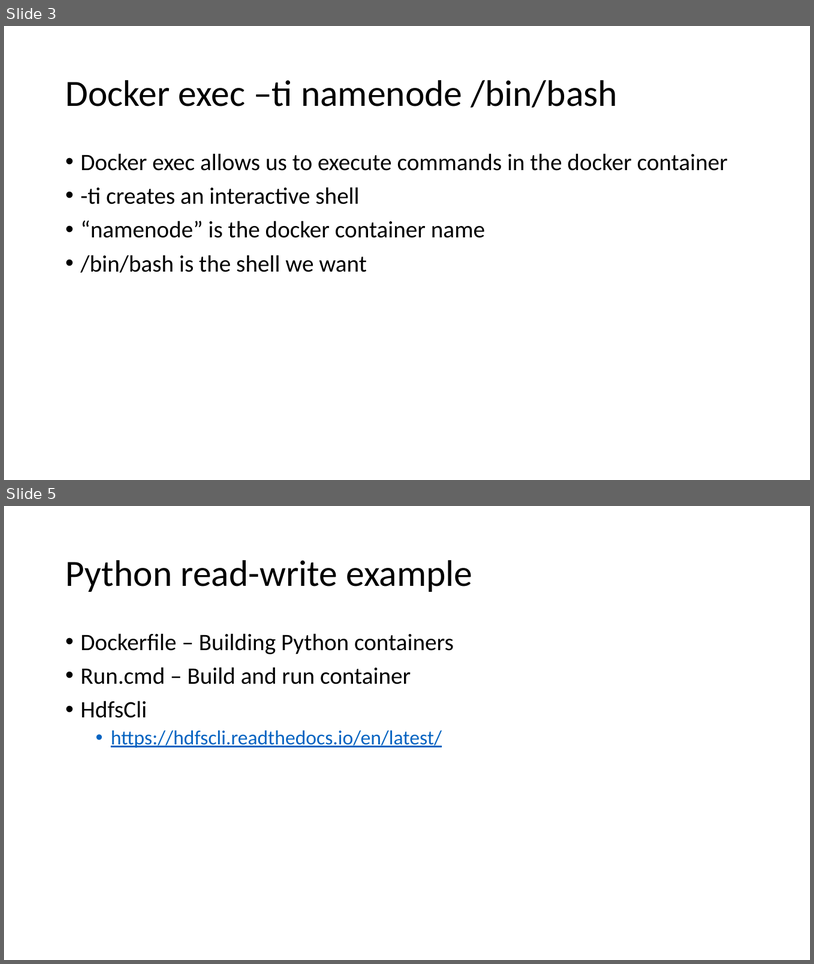
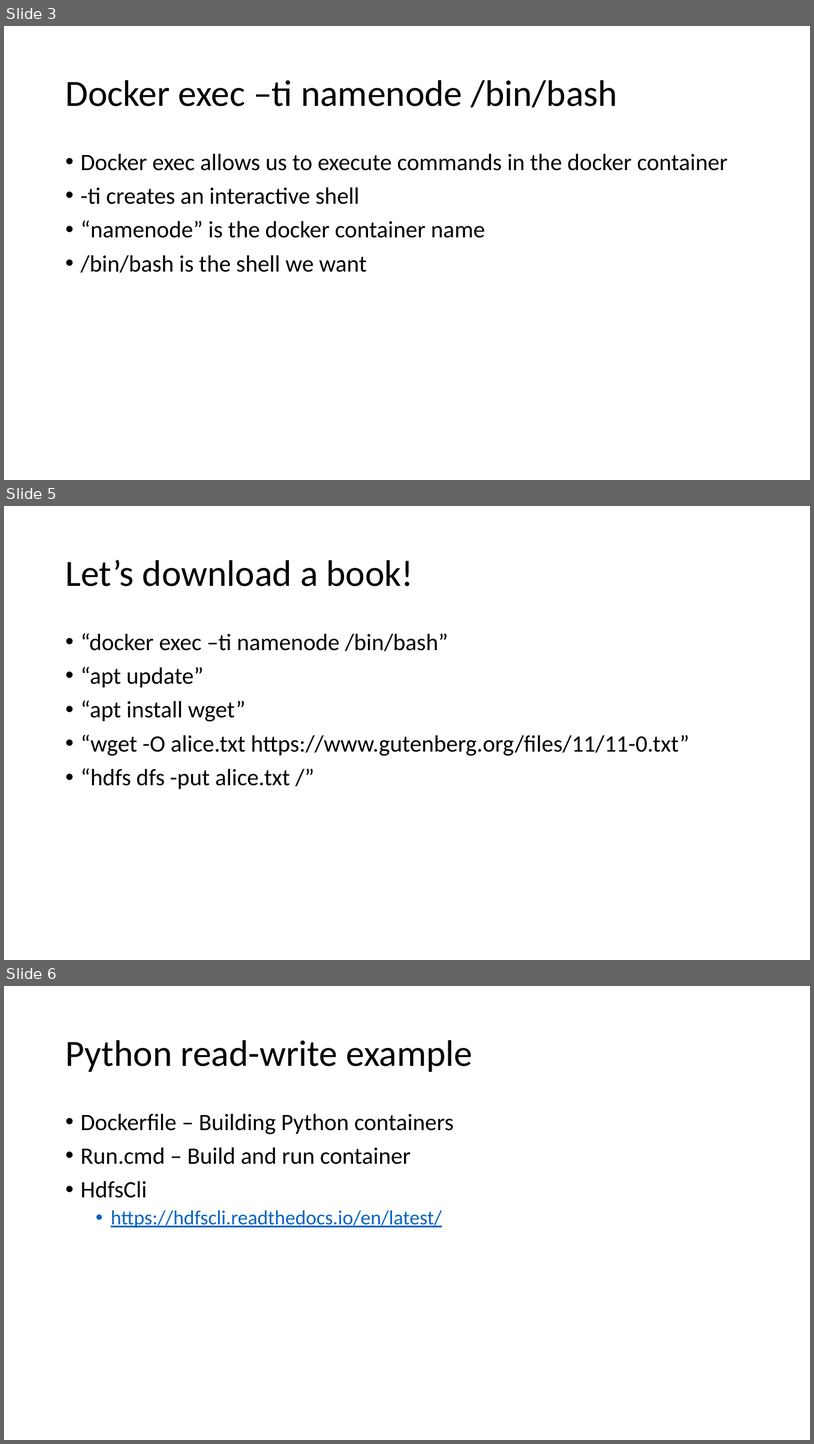
Before and after one commit to jakobhviid/BDDST21, a slide deck: Lecture2/Lecture2Ex.pptx. Shown one above the other, each under a label of ours: slides 3 and 5 before the commit, slides 3, 5 and 6 after it; the slides between them are not shown. The pictures are 814x964 and 814x1444 pixels, drawn with LibreOffice and Linux fonts; fonts in the diff are those of the drawing. Boxes give left, top, right and bottom in pixels: in the first picture for what was removed or moved away, otherwise in the second. Text is boxed around its words. In the diff, an @@ line names an element or a change of style, - is before the commit and + after.

Commit message:
Remove unnecessary port opening from docker-compose and updated presentation

```diff
--- a/Lecture2/Lecture2Ex.pptx
+++ b/Lecture2/Lecture2Ex.pptx
@@ slide 5 added at (x1=4, y1=506, x2=810, y2=960), background #FFFFFF @@
@@ title added at (x1=65, y1=560, x2=414, y2=586), 44 pt, text #000000 @@
+Let’s download a book!
@@ text added at (x1=81, y1=633, x2=690, y2=789), 28 pt, text #000000 @@
+• “docker exec –ti namenode /bin/bash”
+• “apt update”
+• “apt install wget”
+• “wget -O alice.txt https://www.gutenberg.org/files/11/11-0.txt”
+• “hdfs dfs -put alice.txt /”
@@ what was slide 5 is now slide 6 @@
```
Also in this commit, not shown: 2 slides changed, 1 other slide added, 2 other files.
